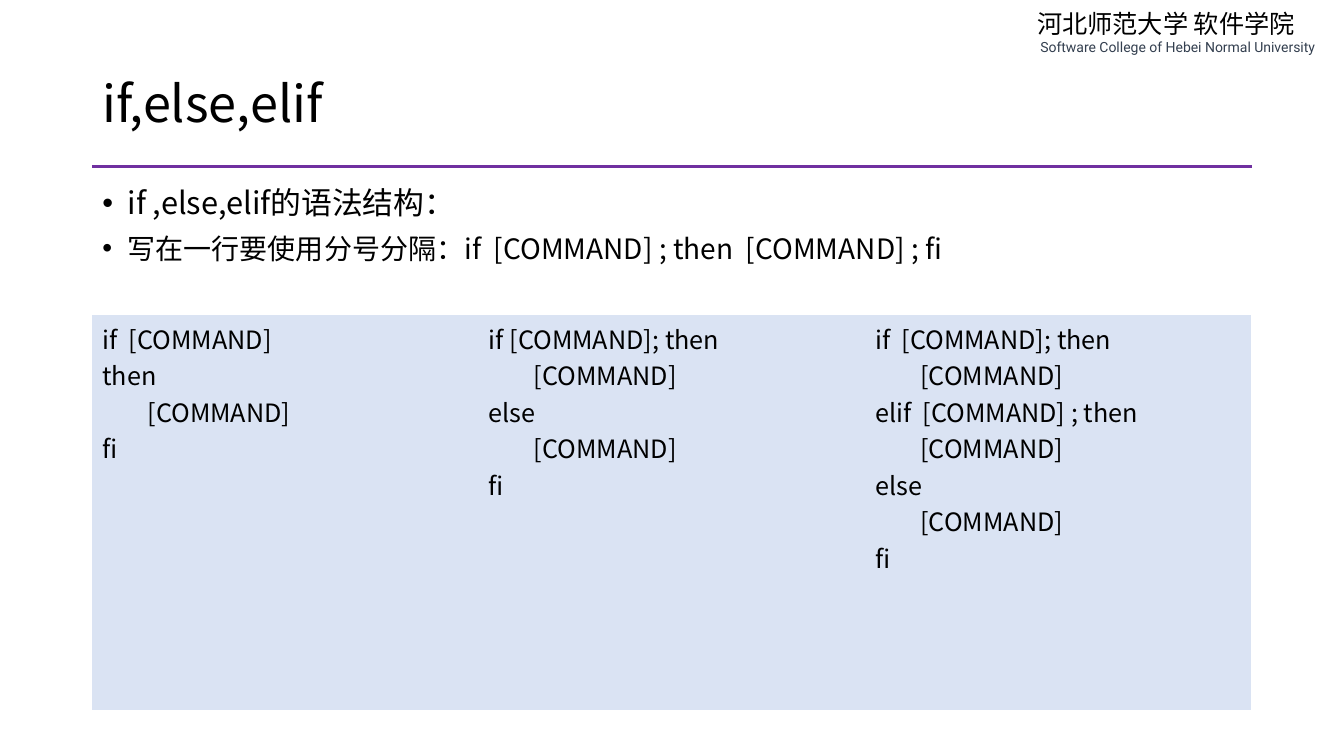
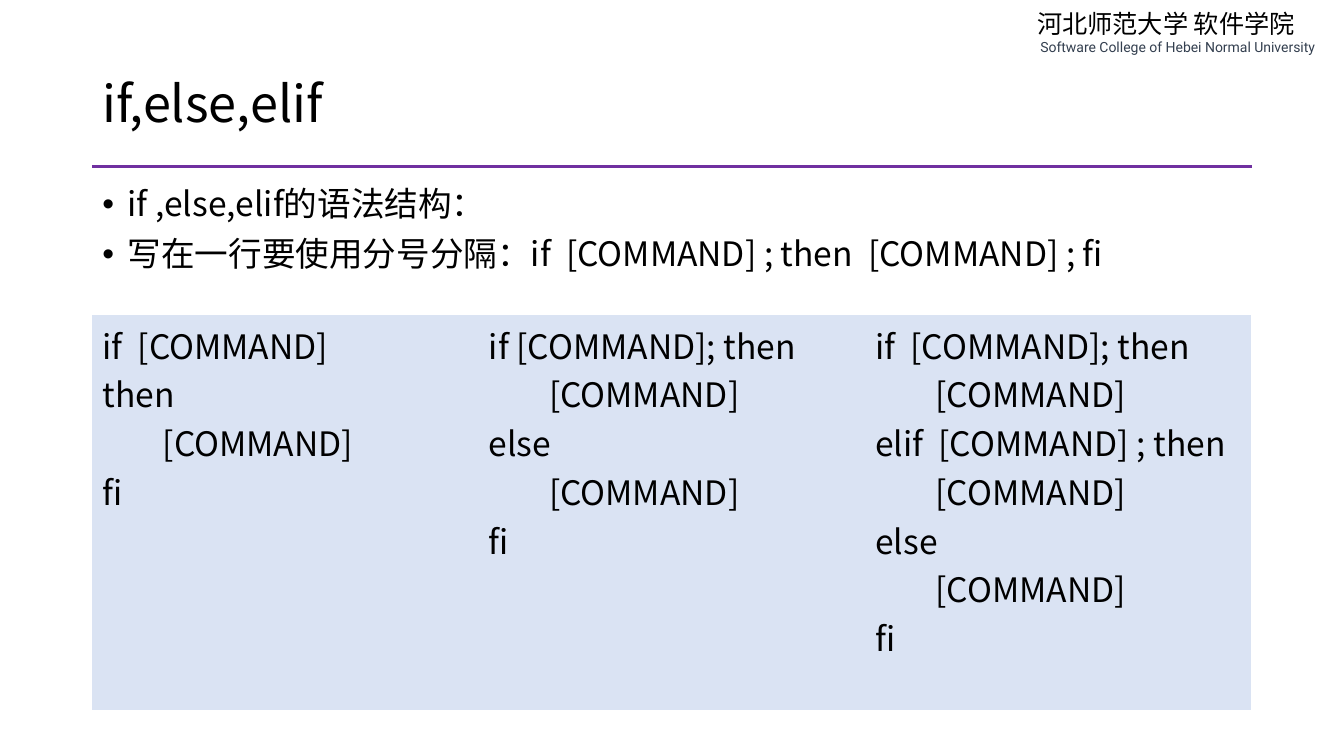
Before and after one commit to edu2act/course-php-serverside-development-on-linux, a slide deck: slide 25 of materials/slides/ch01-review-and-linux.pptx. Drawn at 1344x756 pixels with LibreOffice and Linux fonts; fonts in the diff are those of the drawing. Boxes give left, top, right and bottom in pixels: in the first picture for what was removed or moved away, otherwise in the second. Text is boxed around its words. In the diff, an @@ line names an element or a change of style, - is before the commit and + after.

```diff
--- a/materials/slides/ch01-review-and-linux.pptx
+++ b/materials/slides/ch01-review-and-linux.pptx
@@ text "if ,else,elif的语法结构：" at bbox=[128, 187, 1103, 272]: size 22 to 24 pt in "if ,else,elif的语法结构："; size 20 to 24 pt in "写在一行要使用分号分隔：if [COMMAND] ; then [COMMAND] ; fi" @@
@@ table at bbox=[93, 316, 1251, 711] @@
@@ size 18 to 24 pt @@
```
Also in this commit, not shown: 26 other slides changed, 2 other files.
